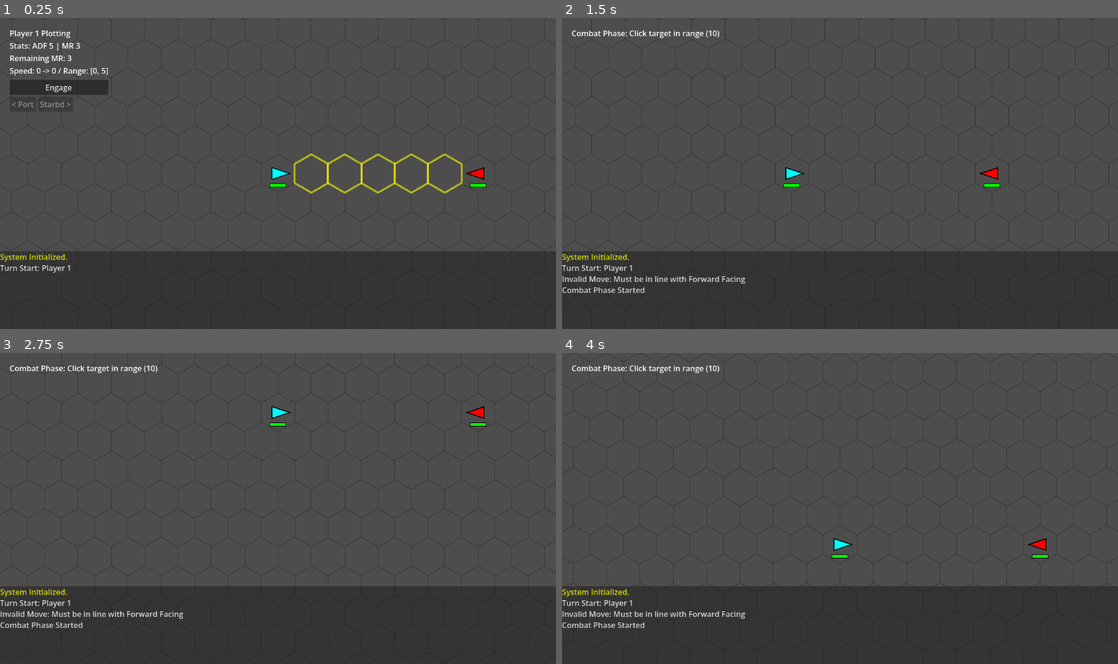
Above: before the commit, frames 1-4 (two rows, left to right).
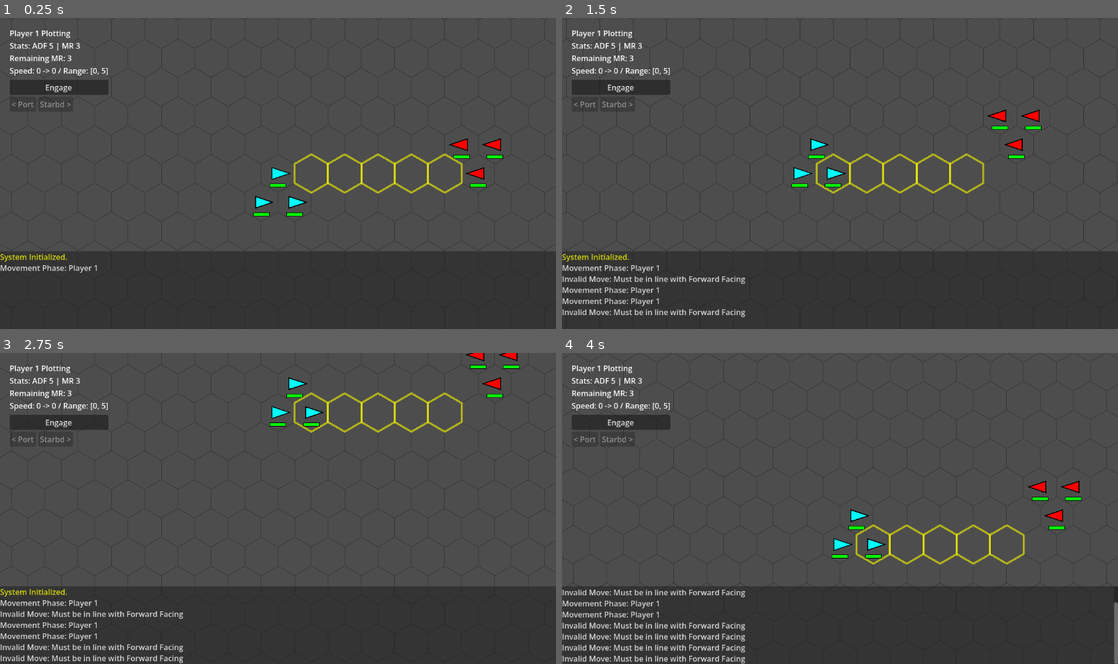
Above: after the commit, the same moments.

Repository: jjeffers/sf-kh-simulator
Game: Godot game, scene res://Scenes/Main.tscn
Same seed, same stepped clock (60 frames per second), same inputs: the game is played once before the commit and once after it.
Inputs (mouse positions are in pixels of both pictures, inside the frame that each line leads up to):
- Up to frame 1 (0.25 s): no input
- Up to frame 2 (1.5 s): click "Engage" at 0.5 s; tap Enter at 1.25 s; move the mouse to (962, 157) at 1.27 s; hold D from 1.28 s (still down); tap Tab (ui_focus_next) at 1.35 s; click (962, 157) at 1.42 s
- Up to frame 3 (2.75 s): tap Space at 1.52, 2.27 s; move the mouse to (166, 524) at 2.02 s; release D at 2.03 s; hold S from 2.03 s (still down); tap Tab (ui_focus_next) at 2.1 s; click (166, 524) at 2.17 s
- Up to frame 4 (4 s): move the mouse to (895, 440) at 2.77 s; release S at 2.78 s; hold D 2.78-3.53 s; tap Tab (ui_focus_next) at 2.85, 3.6 s; click (895, 440) at 2.92 s; move the mouse to (812, 570) at 3.52 s; hold W from 3.53 s (still down); click (812, 570) at 3.67 s; tap Space at 3.77 s

The runs differ from the first frame. In frame 1, 0.6% of the frame differs, in the area x 0-91%, y 38-82%; in frame 2, 4.4%; in frame 3, 3.9%; in frame 4, 5.2%, in the area x 0-100%, y 4-100%.

Commit message:
Refactor Turn Logic to Move-Fire-Fire Phase System
- Implemented Active Move -> Passive Fire -> Active Fire flow.\n- Added has_moved and has_fired flags to Ship.\n- Added firing_player_id to GameManager.\n- Fixed bugs (missing functions, runtime errors, loop locking).\n- Updated UI text for clarity.

Diff:
--- a/Scripts/GameManager.gd
+++ b/Scripts/GameManager.gd
@@ -4,14 +4,27 @@
 @export var map_radius: int = 25
 
 var ships: Array[Ship] = []
-var current_turn_index: int = 0
+var current_player_id: int = 1 # The "Active" moving player
+var firing_player_id: int = 0 # The player currently firing in Combat Phase
 var selected_ship: Ship = null
+var combat_target: Ship = null
 
 @export var camera_speed: float = 500.0
 
 # Phase Enum
 enum Phase { START, MOVEMENT, COMBAT, END }
 var current_phase: Phase = Phase.START
+
+# Combat Subphase: 0 = None, 1 = Passive Fire (First), 2 = Active Fire (Second)
+var combat_subphase: int = 0
+
+# ... (UI Nodes omitted, they remain)
+
+# Movement State references need to be reset properly
+
+# Movement State references need to be reset properly
+
+# UI Nodes
 
 # UI Nodes
 var ui_layer: CanvasLayer
@@ -33,7 +46,7 @@
 	_setup_ui()
 	queue_redraw()
 	spawn_ships()
-	start_turn()
+	start_turn_cycle()
 
 func _process(delta):
 	var move_vec = Vector2.ZERO
@@ -51,6 +64,9 @@
 
 	if Input.is_key_pressed(KEY_SPACE):
 		_update_camera()
+
+	if Input.is_action_just_pressed("ui_focus_next"): # TAB usually
+		_cycle_selection()
 
 func _setup_ui():
 	ui_layer = CanvasLayer.new()
@@ -185,29 +201,62 @@
 func _handle_combat_click(hex: Vector3i):
 	if combat_action_taken: return
 
+	# Check if clicked on a FRIENDLY ship to switch shooter
+	# Only checks ships belonging to firing_player_id that haven't fired
 	for s in ships:
-		if s != selected_ship and s.grid_position == hex:
-			var start_pos = HexGrid.hex_to_pixel(selected_ship.grid_position)
-			var target_pos = HexGrid.hex_to_pixel(s.grid_position)
-
-			combat_action_taken = true
-			_spawn_laser(start_pos, target_pos)
-			if audio_laser.stream: audio_laser.play()
-
-			var d = HexGrid.hex_distance(selected_ship.grid_position, s.grid_position)
-			if Combat.roll_for_hit(d):
-				var dmg = Combat.roll_damage()
-				log_message("[color=green]HIT![/color] Range: %d, Damage: %d" % [d, dmg])
-				s.take_damage(dmg)
-				_spawn_hit_text(target_pos, dmg)
-				if audio_hit.stream: audio_hit.play()
-
-				# Wait for hit animation (3.0s)
-				get_tree().create_timer(3.0).timeout.connect(end_turn)
-			else:
-				log_message("[color=red]MISS![/color] Range: %d" % d)
-				# Wait for laser animation (2.0s)
-				get_tree().create_timer(2.0).timeout.connect(end_turn)
+		if s.grid_position == hex and s.player_id == firing_player_id and not s.has_fired:
+			if s != selected_ship:
+				selected_ship = s
+				# Auto-retarget
+				combat_target = null
+				var targets = _get_valid_targets(selected_ship)
+				if targets.size() > 0: combat_target = targets[0]
+
+				queue_redraw()
+				_update_ui_state()
+				log_message("Switched to %s" % selected_ship.name)
+				return
+
+	if not combat_target: return
+
+	var mouse_pos = get_local_mouse_position()
+	var dist_to_target = mouse_pos.distance_to(combat_target.position)
+	var is_click_on_target = (combat_target.grid_position == hex) or (dist_to_target < HexGrid.TILE_SIZE * 0.8)
+
+	# If click on the target's hex OR visual representation, FIRE
+	if is_click_on_target:
+		var s = combat_target
+		var start_pos = HexGrid.hex_to_pixel(selected_ship.grid_position)
+		var target_pos = s.position # Use actual visual position for laser end
+
+		combat_action_taken = true
+		_spawn_laser(start_pos, target_pos)
+		if audio_laser.stream: audio_laser.play()
+
+		var d = HexGrid.hex_distance(selected_ship.grid_position, s.grid_position)
+		if Combat.roll_for_hit(d):
+			var dmg = Combat.roll_damage()
+			log_message("[color=green]HIT![/color] Range: %d, Damage: %d" % [d, dmg])
+			s.take_damage(dmg)
+			_spawn_hit_text(target_pos, dmg)
+			if audio_hit.stream: audio_hit.play()
+
+			# Wait for hit animation (3.0s)
+			get_tree().create_timer(3.0).timeout.connect(end_turn)
+		else:
+			log_message("[color=red]MISS![/color] Range: %d" % d)
+			# Wait for laser animation (2.0s)
+			get_tree().create_timer(2.0).timeout.connect(end_turn)
+	else:
+		# Check if valid enemies at this hex to switch target
+		for s in ships:
+			if s.player_id != firing_player_id and s.grid_position == hex:
+				var d = HexGrid.hex_distance(selected_ship.grid_position, s.grid_position)
+				if d <= Combat.MAX_RANGE:
+					combat_target = s
+					queue_redraw()
+					log_message("Targeting: %s" % s.name)
+					break
 
 func _spawn_laser(start: Vector2, end: Vector2):
 	var line = Line2D.new()
@@ -235,55 +284,205 @@
 	tween.chain().tween_callback(lbl.queue_free)
 
 func spawn_ships():
-	# Ship 1 (Left side) - Player 1
-	var s1 = Ship.new()
-	s1.name = "Ship_Player1"
-	s1.player_id = 1
-	s1.color = Color.CYAN
-	s1.grid_position = Vector3i(-3, 0, 3)
-	s1.facing = 0 # Right
-	s1.speed = 0 # Start stopped or 0? User moved from 0 to 1, implies 0 start.
-	s1.adf = 5
-	s1.mr = 3
-	s1.mr = 3
-	s1.ship_destroyed.connect(func(): _on_ship_destroyed(s1))
-	add_child(s1)
-	ships.append(s1)
-
-	# Ship 2 (Right side) - Player 2
-	var s2 = Ship.new()
-	s2.name = "Ship_Player2"
-	s2.player_id = 2
-	s2.color = Color.RED
-	s2.grid_position = Vector3i(3, 0, -3)
-	s2.facing = 3 # Left
-	s2.speed = 0
-	s2.adf = 5
-	s2.mr = 3
-	s2.ship_destroyed.connect(func(): _on_ship_destroyed(s2))
-	add_child(s2)
-	ships.append(s2)
-
-func start_turn():
+	# Player 1 (Left side)
+	for i in range(3):
+		var s = Ship.new()
+		s.name = "P1_Ship_%d" % (i + 1)
+		s.player_id = 1
+		s.color = Color.CYAN
+		s.grid_position = Vector3i(-3, i, 3 - i) # Staggered positions or stack if desired. Let's stack 2 and 3?
+		# User asked to stack. Let's stack them all on one hex for test, or adjacent?
+		# "Add 2 more ships per side". Let's put them nearby.
+		if i == 0: s.grid_position = Vector3i(-3, 0, 3)
+		if i == 1: s.grid_position = Vector3i(-3, 1, 2)
+		if i == 2: s.grid_position = Vector3i(-4, 1, 3)
+
+		s.facing = 0
+		s.speed = 0
+		s.adf = 5
+		s.mr = 3
+		s.ship_destroyed.connect(func(): _on_ship_destroyed(s))
+		add_child(s)
+		ships.append(s)
+
+	# Player 2 (Right side)
+	for i in range(3):
+		var s = Ship.new()
+		s.name = "P2_Ship_%d" % (i + 1)
+		s.player_id = 2
+		s.color = Color.RED
+		if i == 0: s.grid_position = Vector3i(3, 0, -3)
+		if i == 1: s.grid_position = Vector3i(3, -1, -2)
+		if i == 2: s.grid_position = Vector3i(4, -1, -3)
+
+		s.facing = 3
+		s.speed = 0
+		s.adf = 5
+		s.mr = 3
+		s.ship_destroyed.connect(func(): _on_ship_destroyed(s))
+		add_child(s)
+		ships.append(s)
+
+	_update_ship_visuals()
+
+func _cycle_selection():
+	if current_phase == Phase.MOVEMENT:
+		# Filter: Active Player, !has_moved
+		var available = ships.filter(func(s): return s.player_id == current_player_id and not s.has_moved)
+		if available.size() <= 1: return
+
+		var idx = available.find(selected_ship)
+		var next_idx = (idx + 1) % available.size()
+		selected_ship = available[next_idx]
+
+		# Reset plotting
+		current_path = []
+		turns_remaining = selected_ship.mr
+		can_turn_this_step = false
+		start_speed = selected_ship.speed
+
+		if audio_ship_select and audio_ship_select.stream: audio_ship_select.play()
+		_spawn_ghost()
+		_update_camera()
+		_update_ui_state()
+
+	elif current_phase == Phase.COMBAT:
+		# Cycling TARGETS? Or Cycling SHOOTERS?
+		# Standard UI implies we have a "Selected Ship" that is acting.
+		# But combat cycling usually means cycling TARGETS for the selected shooter.
+		# Let's support BOTH via context? No, TAB usually cycles what you "control".
+		# Actually, user might want to switch which ship is FIRING if they have multiple available.
+		# But `_check_combat_availability` locks us into one.
+		# Let's allow cycling the SHOOTER if multiple are available?
+		# Or cycling the TARGET if a shooter is selected?
+		# Consistent UI: TAB cycles controllable units.
+		# If we want to cycle targets, we need a different key or context.
+		# EXISTING logic cycled targets. Let's keep that for now if a shooter is locked?
+		# BUT wait, the previous code cycled TARGETS.
+		# Let's split: TAB cycles SHOOTERS (if we allow changing shooter). click cycles targets?
+		# Or TAB cycles targets if we have a shooter?
+
+		# DECISION: Tab cycles TARGETS for the current shooter.
+		# Changing shooter: Click on friendly ship?
+
+		# Update target cycling
+		if not selected_ship: return
+		var valid_targets = _get_valid_targets(selected_ship)
+
+		if valid_targets.size() <= 1: return
+
+		var target_idx = valid_targets.find(combat_target)
+		var next_target_idx = (target_idx + 1) % valid_targets.size()
+		combat_target = valid_targets[next_target_idx]
+
+		queue_redraw()
+		log_message("Targeting: %s" % combat_target.name)
+
+func _update_ship_visuals():
+	var grid_counts = {}
+	for s in ships:
+		if s.is_exploding: continue
+		if not grid_counts.has(s.grid_position):
+			grid_counts[s.grid_position] = []
+		grid_counts[s.grid_position].append(s)
+
+	for hex in grid_counts:
+		var stack: Array = grid_counts[hex]
+		for i in range(stack.size()):
+			var s: Ship = stack[i]
+			var base_pos = HexGrid.hex_to_pixel(hex)
+			# Offset logic: simple diagonal scatter or vertical stack?
+			# Let's do a slight diagonal offset based on index (10px per index)
+			var offset = Vector2(5 * i, 5 * i)
+			s.position = base_pos + offset
+			# Z-index to show top one?
+			s.z_index = i
+
+	combat_action_taken = false
+	_update_camera()
+
+func start_turn_cycle():
+	start_movement_phase()
+
+func start_movement_phase():
 	current_phase = Phase.MOVEMENT
-	selected_ship = ships[current_turn_index]
+	combat_subphase = 0
+	firing_player_id = 0
+
+	# Find un-moved ships for ACTIVE player
+	var available = ships.filter(func(s): return s.player_id == current_player_id and not s.has_moved)
+
+	if available.size() == 0:
+		start_combat_passive()
+		return
+
+	# Select first available
+	selected_ship = available[0]
 
 	if audio_ship_select and audio_ship_select.stream:
 		audio_ship_select.play()
 
 	_spawn_ghost()
-
+	current_path = []
 	start_speed = selected_ship.speed
-	current_path = []
 	turns_remaining = selected_ship.mr
 	can_turn_this_step = false
 
+	_update_camera()
 	_update_ui_state()
+	log_message("Movement Phase: Player %d" % current_player_id)
+
+func start_combat_passive():
+	current_phase = Phase.COMBAT
+	combat_subphase = 1 # Passive First
+	firing_player_id = 3 - current_player_id # The Non-Active Player
+
+	_check_combat_availability()
+
+func start_combat_active():
+	current_phase = Phase.COMBAT
+	combat_subphase = 2 # Active Second
+	firing_player_id = current_player_id # The Active Player
+
+	_check_combat_availability()
+
+func _check_combat_availability():
+	# Find un-fired ships for FIRING player
+	var available = ships.filter(func(s): return s.player_id == firing_player_id and not s.has_fired)
+
+	if available.size() == 0:
+		if combat_subphase == 1:
+			start_combat_active()
+		else:
+			end_turn_cycle()
+		return
+
+	# Select first available to fire
+	selected_ship = available[0]
+
+	# Reset action lock
+	combat_action_taken = false
+
+	# Auto-target logic
+	combat_target = null
+	var targets = _get_valid_targets(selected_ship)
+	if targets.size() > 0:
+		combat_target = targets[0]
+
+	queue_redraw()
 	_update_ui_state()
-	log_message("Turn Start: Player %d" % selected_ship.player_id)
-
-	combat_action_taken = false
 	_update_camera()
+	log_message("Combat: Player %d Firing (%s)" % [firing_player_id, "Passive" if combat_subphase == 1 else "Active"])
+
+func end_turn_cycle():
+	log_message("Turn Complete. Switching Active Player.")
+	current_player_id = 3 - current_player_id
+
+	# Reset ALL ships
+	for s in ships:
+		s.reset_turn_state()
+
+	start_movement_phase()
 
 func _update_camera():
 	if not selected_ship: return
@@ -339,7 +538,9 @@
 		btn_commit.visible = false
 		btn_turn_left.visible = false
 		btn_turn_right.visible = false
-		label_status.text = "Combat Phase: Click target in range (10)"
+
+		var phase_name = "Passive" if combat_subphase == 1 else "Active"
+		label_status.text = "Combat (%s Fire)\nPlayer %d Firing" % [phase_name, firing_player_id]
 	elif current_phase == Phase.END:
 		btn_undo.visible = false
 		btn_commit.visible = false
@@ -378,27 +579,10 @@
 	ghost_ship.queue_free()
 	ghost_ship = null
 
-	start_combat()
-
-func start_combat():
-	# Check for valid targets
-	var targets_in_range = false
-	for s in ships:
-		if s != selected_ship:
-			var d = HexGrid.hex_distance(selected_ship.grid_position, s.grid_position)
-			if d <= Combat.MAX_RANGE:
-				targets_in_range = true
-				break
-
-	if not targets_in_range:
-		log_message("No targets in range. Skipping combat.")
-		get_tree().create_timer(1.5).timeout.connect(end_turn)
-		return
-
-	current_phase = Phase.COMBAT
-	queue_redraw()
-	_update_ui_state()
-	log_message("Combat Phase Started")
+	end_turn()
+
+	combat_action_taken = false
+	_update_camera()
 
 func _draw():
 	# transform.origin = center # REMOVED: Camera is now handled by _update_camera
@@ -436,6 +620,17 @@
 		for i in range(yellow_count):
 			current_check_hex += forward_vec
 			_draw_hex_outline(current_check_hex, Color(1, 1, 0, 0.6), 4.0)
+
+	# Combat Target Highlight
+	if current_phase == Phase.COMBAT and combat_target:
+		# Draw brackets or circle around target
+		var pos = combat_target.position # Use visual position since it accounts for stacks
+		var size = HexGrid.TILE_SIZE * 0.8
+		draw_arc(pos, size, 0, TAU, 32, Color.RED, 3.0)
+		# Draw crosshair
+		var len = 10
+		draw_line(pos + Vector2(-len, 0), pos + Vector2(len, 0), Color.RED, 2.0)
+		draw_line(pos + Vector2(0, -len), pos + Vector2(0, len), Color.RED, 2.0)
 
 func _draw_hex_outline(hex: Vector3i, color: Color, width: float):
 	var center = HexGrid.hex_to_pixel(hex)
@@ -465,8 +660,39 @@
 		var hex_clicked = HexGrid.pixel_to_hex(local_mouse)
 		handle_click(hex_clicked)
 
+func _get_valid_targets(shooter: Ship) -> Array:
+	var valid = []
+	for s in ships:
+		if s.player_id != shooter.player_id:
+			var d = HexGrid.hex_distance(shooter.grid_position, s.grid_position)
+			if d <= Combat.MAX_RANGE:
+				valid.append(s)
+	return valid
+
 func handle_click(hex: Vector3i):
 	if current_phase == Phase.MOVEMENT:
+		# Check if clicked on a friendly available ship (CHANGE SELECTION)
+		var clicked_ship = null
+		for s in ships:
+			if s.grid_position == hex and s.player_id == current_player_id and not s.has_moved:
+				clicked_ship = s
+				break
+
+		if clicked_ship and clicked_ship != selected_ship:
+			selected_ship = clicked_ship
+			# Reset plot
+			start_speed = selected_ship.speed
+			current_path = []
+			turns_remaining = selected_ship.mr
+			can_turn_this_step = false
+
+			if audio_ship_select and audio_ship_select.stream: audio_ship_select.play()
+			_spawn_ghost()
+			_update_camera()
+			_update_ui_state()
+			log_message("Selected %s" % selected_ship.name)
+			return
+
 		_handle_ghost_input(hex)
 	elif current_phase == Phase.COMBAT:
 		_handle_combat_click(hex)
@@ -526,6 +752,7 @@
 
 func _on_ship_destroyed(ship: Ship):
 	ships.erase(ship)
+	_update_ship_visuals() # Re-calc stacks
 	log_message("Ship destroyed: %s" % ship.name)
 
 	if ships.size() == 0:
@@ -549,5 +776,10 @@
 	if audio_turn_end and audio_turn_end.stream:
 		audio_turn_end.play()
 
-	current_turn_index = (current_turn_index + 1) % ships.size()
-	start_turn()
+	if current_phase == Phase.MOVEMENT:
+		if selected_ship: selected_ship.has_moved = true
+		start_movement_phase() # Loop to next ship
+
+	elif current_phase == Phase.COMBAT:
+		if selected_ship: selected_ship.has_fired = true
+		_check_combat_availability() # Loop to next ship or next subphase
--- a/Scripts/Ship.gd
+++ b/Scripts/Ship.gd
@@ -12,6 +12,8 @@
 var grid_position: Vector3i = Vector3i.ZERO : set = _set_grid_position
 var facing: int = 0 : set = _set_facing # 0 to 5, direction index
 var speed: int = 0
+var has_moved: bool = false
+var has_fired: bool = false
 
 signal ship_moved(new_pos)
 signal ship_destroyed
@@ -27,7 +29,8 @@
 
 func _set_grid_position(v: Vector3i):
 	grid_position = v
-	# Snap visual position to grid
+	# Position update is now handled by GameManager's stack update or explicit call
+	# But we set a default here just in case, though it might be overridden immediately
 	position = HexGrid.hex_to_pixel(v)
 	ship_moved.emit(v)
 
@@ -124,3 +127,7 @@
 	# Wait for particles to finish before freeing
 	var timer = get_tree().create_timer(1.2)
 	timer.timeout.connect(queue_free)
+
+func reset_turn_state():
+	has_moved = false
+	has_fired = false
